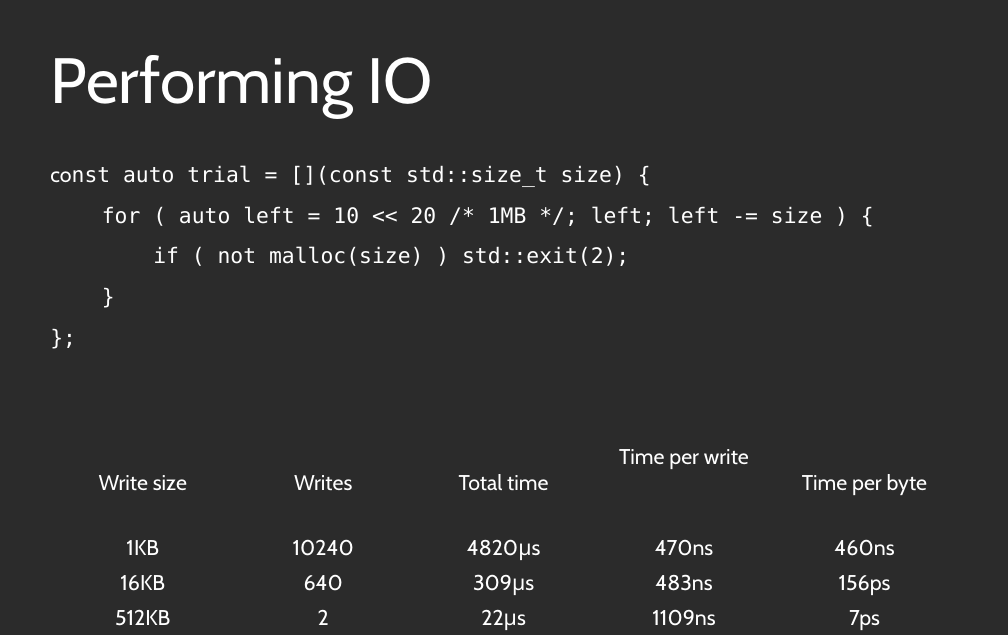
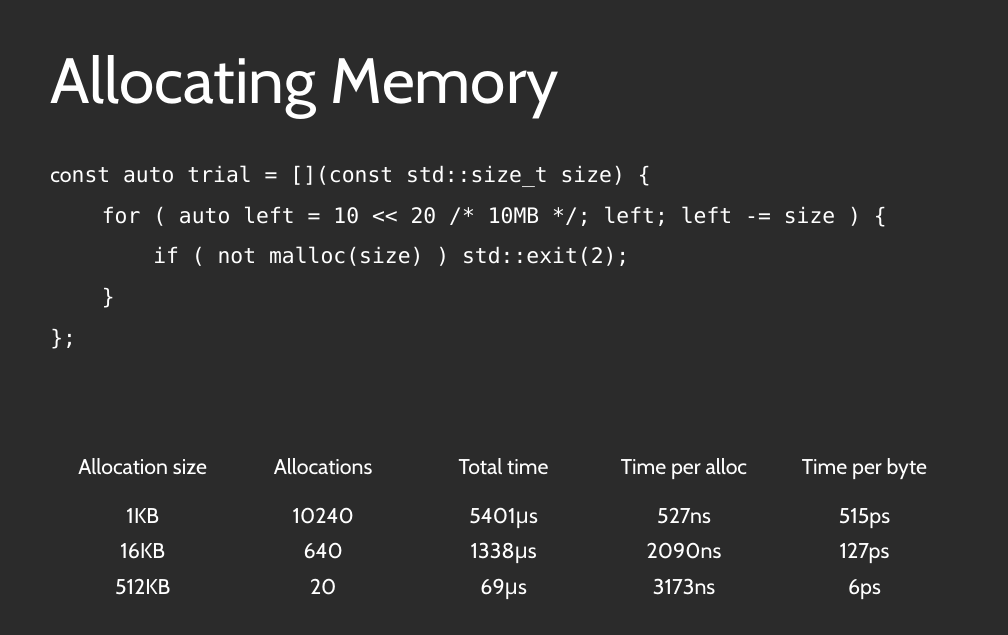
Before and after one commit to KayEss/cpp-designing4performance, a slide deck: slide 13 of slides/Designing APIs For Performance.odp. Drawn at 1008x635 pixels with LibreOffice and Linux fonts; fonts in the diff are those of the drawing; background and template pictures are left out; a plain dark background stands for a picture behind light text. Boxes give left, top, right and bottom in pixels: in the first picture for what was removed or moved away, otherwise in the second. Text is boxed around its words. In the diff, an @@ line names an element or a change of style, - is before the commit and + after.

```diff
--- a/slides/Designing APIs For Performance.odp
+++ b/slides/Designing APIs For Performance.odp
@@ title at [50, 55, 559, 118]: text changed @@
-Performing IO
+Allocating Memory
@@ text at [102, 206, 835, 226]: text changed @@
-for ( auto left = 10 << 20 /* 1MB */; left; left -= size ) {
+for ( auto left = 10 << 20 /* 10MB */; left; left -= size ) {
@@ table at [52, 436, 955, 605] @@
-row 1: Write size | Writes | Total time | Time per write | Time per byte
+row 1: Allocation size | Allocations | Total time | Time per alloc | Time per byte
-row 2: 1KB | 10240 | 4820μs | 470ns | 460ns
+row 2: 1KB | 10240 | 5401μs | 527ns | 515ps
-row 3: 16KB | 640 | 309μs | 483ns | 156ps
+row 3: 16KB | 640 | 1338μs | 2090ns | 127ps
-row 4: 512KB | 2 | 22μs | 1109ns | 7ps
+row 4: 512KB | 20 | 69μs | 3173ns | 6ps
```
Also in this commit, not shown: 2 other slides changed, 4 slides added, 4 slides removed, 5 other files.
